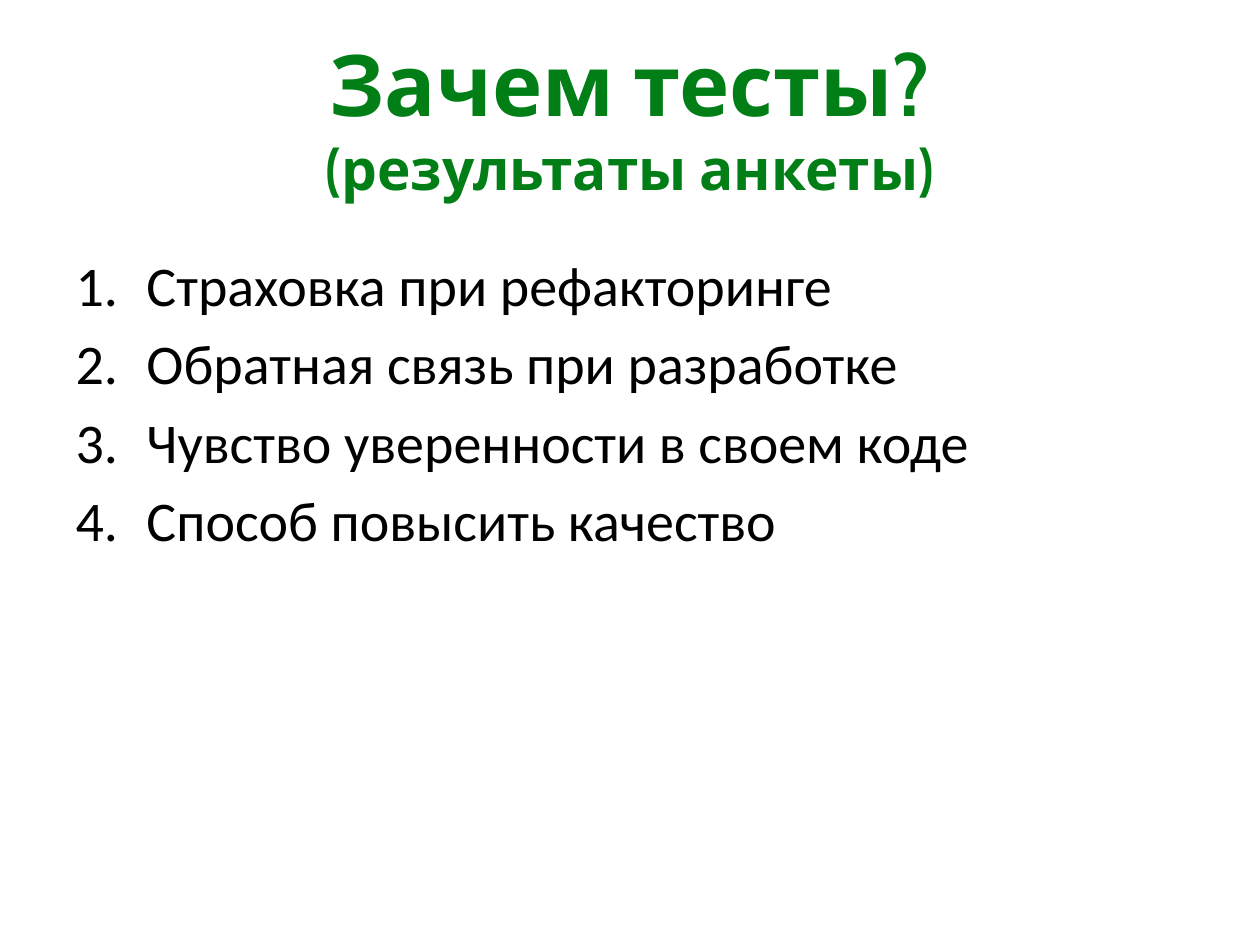
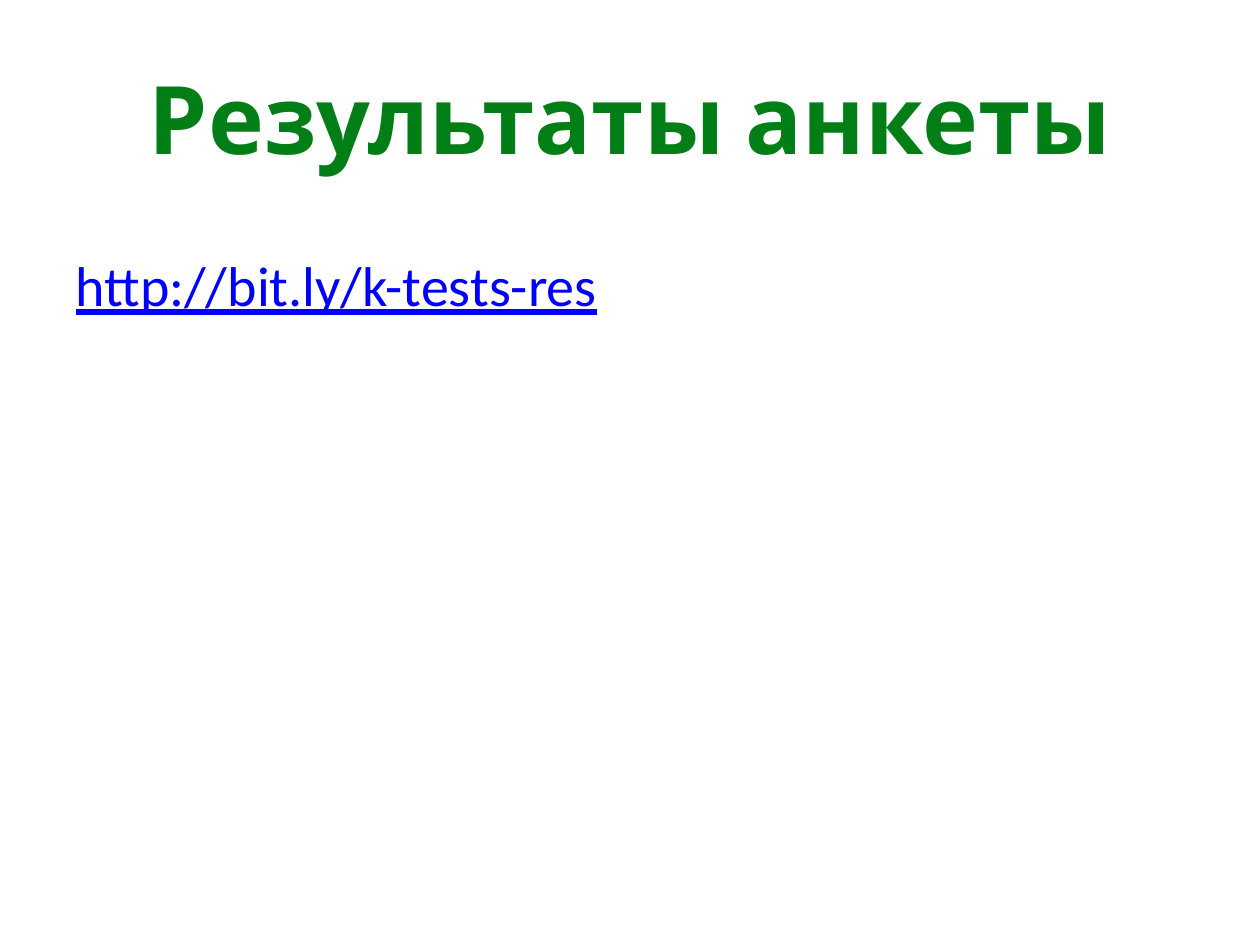
Before and after one commit to xoposhiy/testing-course, a slide deck: slide 3 of day1.pptx. Drawn at 1260x945 pixels with LibreOffice and Linux fonts; fonts in the diff are those of the drawing. Boxes give left, top, right and bottom in pixels: in the first picture for what was removed or moved away, otherwise in the second. Text is boxed around its words. In the diff, an @@ line names an element or a change of style, - is before the commit and + after.

```diff
--- a/day1.pptx
+++ b/day1.pptx
@@ title at [149, 86, 1111, 177]: text changed; size 32.4 to 54 pt @@
-Зачем тесты?
-(результаты анкеты)
+Результаты анкеты
@@ text at [76, 267, 597, 315]: text changed; text colour #000000 to #0000FF @@
-1. Страховка при рефакторинге
-2. Обратная связь при разработке
-3. Чувство уверенности в своем коде
-4. Способ повысить качество
+http://bit.ly/k-tests-res
```
Also in this commit, not shown: 5 other slides changed.
